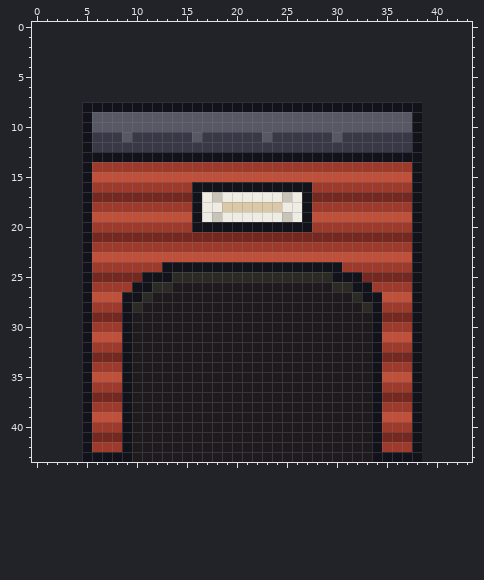
File history of a pixel-art file, art/source/kennel/kennel.aseprite. Above, as it was before the edit.
34x36 pixels, 1 frame. Colours within 5 levels of each other are drawn and written as one. The old version is drawn lined up with the new one, on the new canvas.
And afterwards:
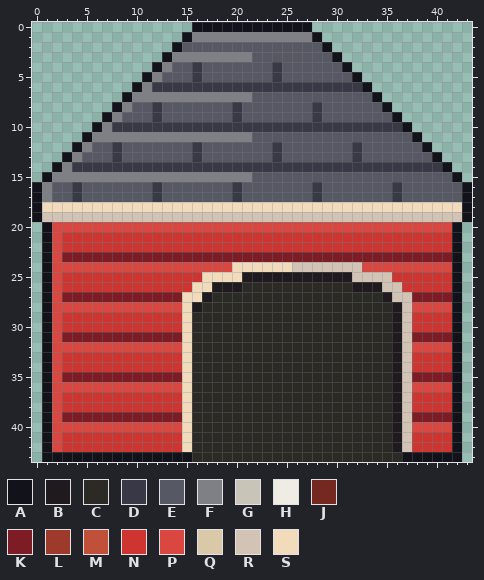
Palette (. is transparent): A #12121a  B #1e1a1e  C #2b2a25  D #393847  E #565864  F #7e8086  G #c9c4b8  H #efece4  J #74281f  K #7d1c24  L #9e3a2b  M #c0503a  N #ce3531  P #da4640  Q #d9c9a8  R #d3c3b4  S #f1dbbb
Change:
canvas 34x36 -> 44x44, the old top-left corner now at 5,8
Changed rows in their new state; - is an unchanged pixel.
first column x 0:
 0 ----------------AAAAAAAAAAAA----------------
 1 ---------------AFFFFFFFFFFFFA---------------
 2 --------------AEEEEEEEEEEEEEEA--------------
 3 -------------AFFFFFFFFEEEEEEEEA-------------
 4 ------------AFEEDEEEEEEEDEEEEEEA------------
 5 -----------AFEEEDEEEEEEEDEEEEEEEA-----------
 6 ----------AFDDDDDDDDDDDDDDDDDDDDDA----------
 7 ---------AFFFFFFFFFFFFEEEEEEEEEEEEA---------
 8 -----...-FEEDEEEEEEEDEEEEEEEDEEEEEE-...-----
 9 -----..AF---D-------D-------D-------A..-----
10 -----.AFDDDDDDDDDDDDDDDDDDDDDDDDDDDDDA.-----
11 ------FFFFFFFFFFFFFFFFE-EEEEEE-EEEEEEE------
12 ----AFEE-EEEEEEE-EEEEEEE-EEEEEEE-EEEEEEA----
13 ---AFEEEDEEEEEEEDEEEEEEEDEEEEEEEDEEEEEEEA---
14 --AFDDDDDDDDDDDDDDDDDDDDDDDDDDDDDDDDDDDDDA--
15 -AFFFFFFFFFFFFFFFFFFFFEEEEEEEEEEEEEEEEEEEEA-
16 AFEEDEEEEEEEDEEEEEEEDEEEEEEEDEEEEEEEDEEEEEEA
17 AFEEDEEEEEEEDEEEEEEEDEEEEEEEDEEEEEEEDEEEEEEA
18 ASSSSSSSSSSSSSSSSSSSSSSSSSSSSSSSSSSSSSSSSSSA
19 ARRRRRRRRRRRRRRRRRRRRRRRRRRRRRRRRRRRRRRRRRRA
20 -APPPPPPPPPPPPPPPPPPPPPPPPPPPPPPPPPPPPPPPPA-
21 -APNNNNNNNNNNNNNNNNNNNNNNNNNNNNNNNNNNNNNNNA-
22 -APNNNNNNNNNNNNNNNNNNNNNNNNNNNNNNNNNNNNNNNA-
23 -APKKKKKKKKKKKKKKKKKKKKKKKKKKKKKKKKKKKKKKKA-
24 -APPPPPPPPPPPPPPPPPPSSSSSSRRRRRRRPPPPPPPPPA-
25 -APNNNNNNNNNNNNNNSSSSBBBBBBBBBBBRRRRNNNNNNA-
26 -APNNNNNNNNNNNNNSS---CCCCCCCCC--BBBRRNNNNNA-
27 -APKKKKKKKKKKKKSS-CCCCCCCCCCCCCC-CCBRRKKKKA-
28 -APPPPPPPPPPPPPS-CCCCCCCCCCCCCCCC-CCBRPPPPA-
29 -APNNNNNNNNNNNNSCCCCCCCCCCCCCCCCCCCCBRNNNNA-
30 -APNNNNNNNNNNNNSCCCCCCCCCCCCCCCCCCCCBRNNNNA-
31 -APKKKKKKKKKKKKSCCCCCCCCCCCCCCCCCCCCBRKKKKA-
32 -APPPPPPPPPPPPPSCCCCCCCCCCCCCCCCCCCCBRPPPPA-
33 -APNNNNNNNNNNNNSCCCCCCCCCCCCCCCCCCCCBRNNNNA-
34 -APNNNNNNNNNNNNSCCCCCCCCCCCCCCCCCCCCBRNNNNA-
35 -APKKKKKKKKKKKKSCCCCCCCCCCCCCCCCCCCCBRKKKKA-
36 -APPPPPPPPPPPPPSCCCCCCCCCCCCCCCCCCCCBRPPPPA-
37 -APNNNNNNNNNNNNSCCCCCCCCCCCCCCCCCCCCBRNNNNA-
38 -APNNNNNNNNNNNNSCCCCCCCCCCCCCCCCCCCCBRNNNNA-
39 -APKKKKKKKKKKKKSCCCCCCCCCCCCCCCCCCCCBRKKKKA-
40 -APPPPPPPPPPPPPSCCCCCCCCCCCCCCCCCCCCBRPPPPA-
41 -APNNNNNNNNNNNNSCCCCCCCCCCCCCCCCCCCCBRNNNNA-
42 -APNNNNNNNNNNNNSCCCCCCCCCCCCCCCCCCCCBRNNNNA-
43 -AAAA-----AAAAAACCCCCCCCCCCCCCCCCCCCC--AAAA-
